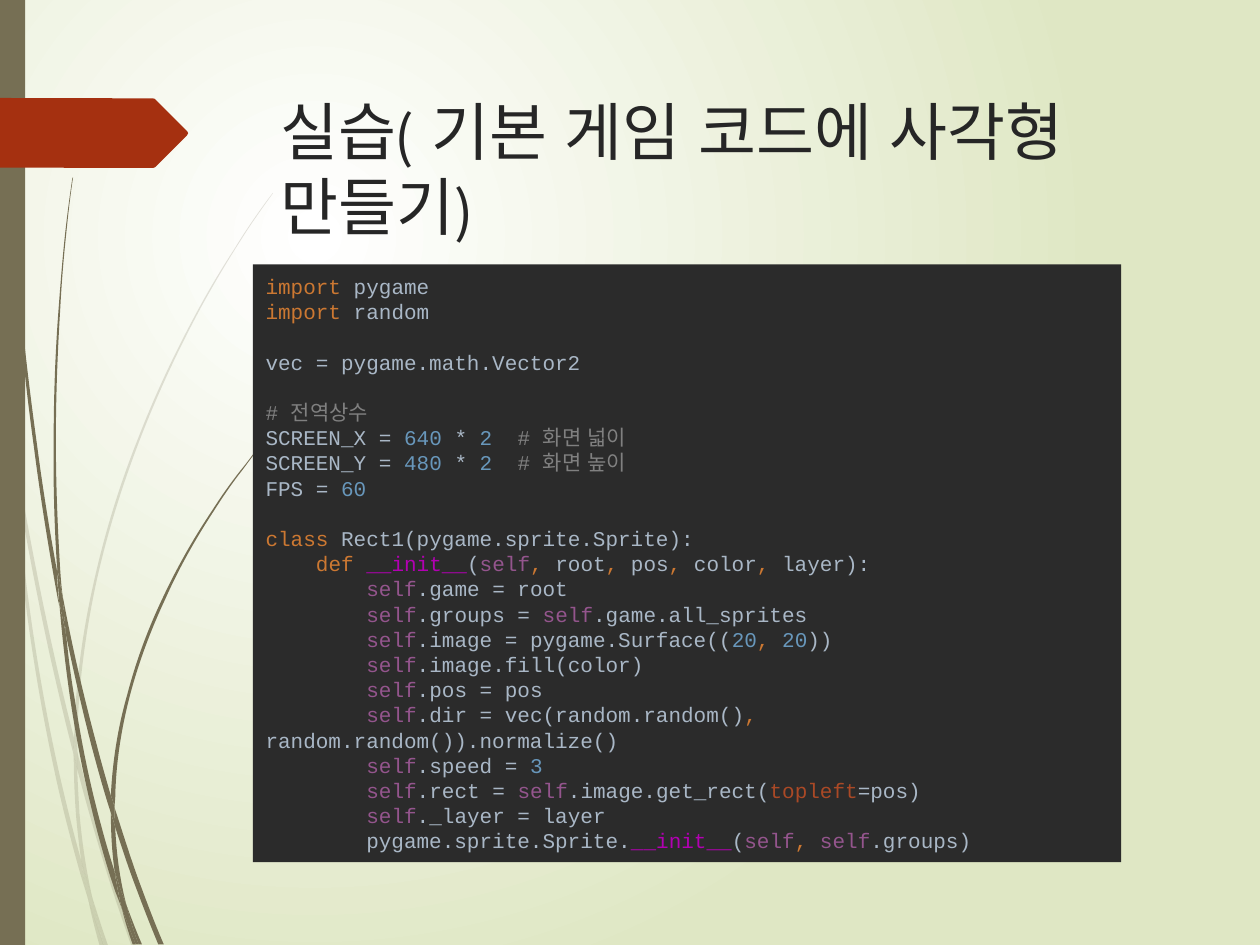
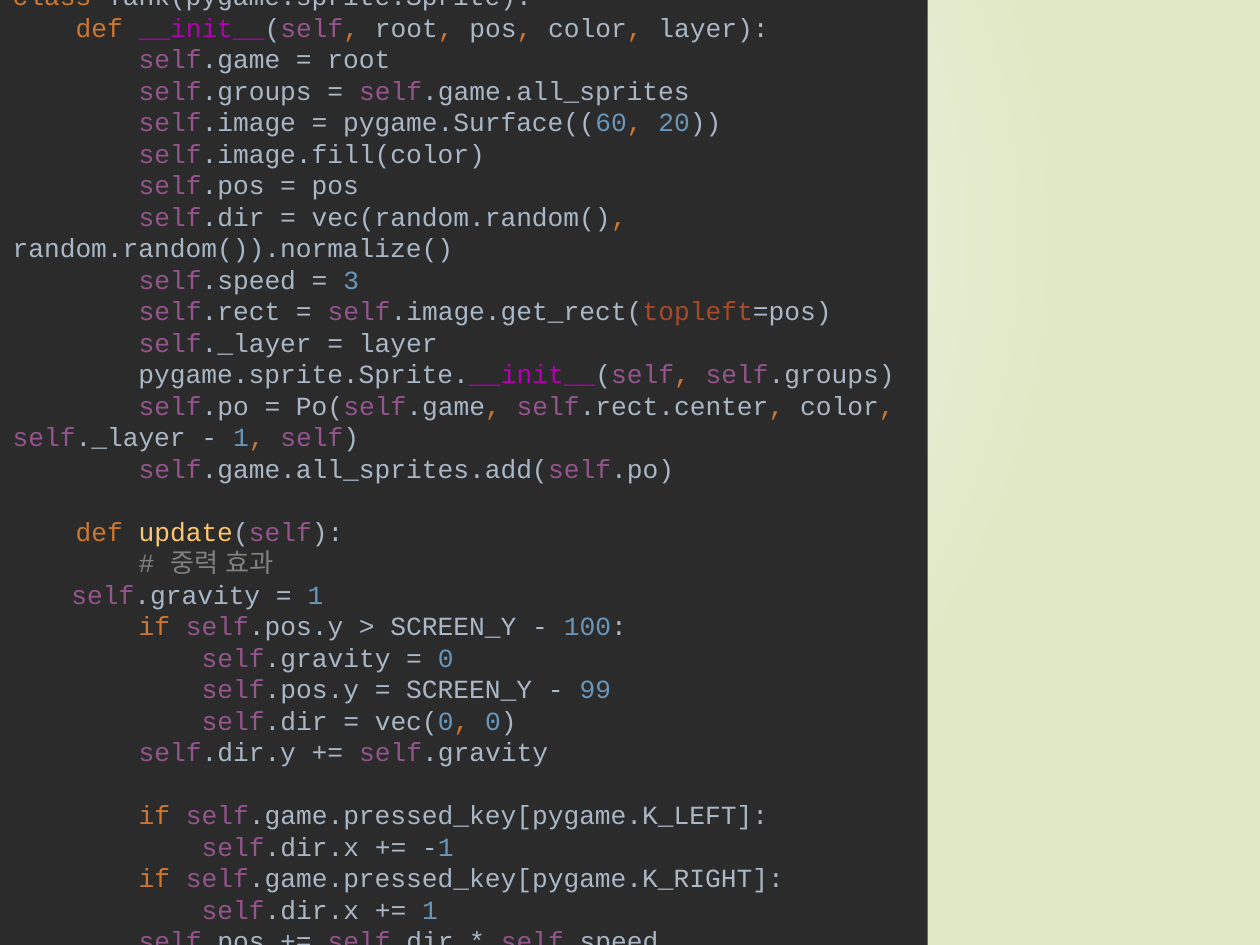
Before and after one commit to freshmea/weizman_python_class, a slide deck: slide 4 of textbook/파이썬6-2교시.pptx (slide 8 before the commit). Drawn at 1260x945 pixels with LibreOffice and Linux fonts; fonts in the diff are those of the drawing. Boxes give left, top, right and bottom in pixels: in the first picture for what was removed or moved away, otherwise in the second. Text is boxed around its words. In the diff, an @@ line names an element or a change of style, - is before the commit and + after.

```diff
--- a/textbook/파이썬6-2교시.pptx
+++ b/textbook/파이썬6-2교시.pptx
@@ rectangle "class Tank(pygame.sprite.Sprite): def __init__(self, root, ...": place and size @@
-rectangle "class Tank(pygame.sprite.Sprite): def __init__(self, root, ..." at bbox=[253, 265, 1121, 863]
+rectangle "class Tank(pygame.sprite.Sprite): def __init__(self, root, ..." at bbox=[0, 0, 927, 945]
@@ text in rectangle at bbox=[13, 0, 895, 920]: text changed; size 12 to 15 pt @@
-import pygame
-import random
-vec = pygame.math.Vector2
-# 전역상수
-SCREEN_X = 640 * 2 # 화면 넓이
-SCREEN_Y = 480 * 2 # 화면 높이
-FPS = 60
-class Rect1(pygame.sprite.Sprite):
-def __init__(self, root, pos, color, layer):
-self.game = root
-self.groups = self.game.all_sprites
-self.image = pygame.Surface((20, 20))
-self.image.fill(color)
-self.pos = pos
-self.dir = vec(random.random(), random.random()).normalize()
-self.speed = 3
-self.rect = self.image.get_rect(topleft=pos)
-self._layer = layer
-pygame.sprite.Sprite.__init__(self, self.groups)
+class Tank(pygame.sprite.Sprite):
+def __init__(self, root, pos, color, layer):
+self.game = root
+self.groups = self.game.all_sprites
+self.image = pygame.Surface((60, 20))
+self.image.fill(color)
+self.pos = pos
+self.dir = vec(random.random(), random.random()).normalize()
+self.speed = 3
+self.rect = self.image.get_rect(topleft=pos)
+self._layer = layer
+pygame.sprite.Sprite.__init__(self, self.groups)
+self.po = Po(self.game, self.rect.center, color, self._layer - 1, self)
+self.game.all_sprites.add(self.po)
+def update(self):
+# 중력 효과
+self.gravity = 1
+if self.pos.y > SCREEN_Y - 100:
+self.gravity = 0
+self.pos.y = SCREEN_Y - 99
+self.dir = vec(0, 0)
+self.dir.y += self.gravity
+if self.game.pressed_key[pygame.K_LEFT]:
+self.dir.x += -1
+if self.game.pressed_key[pygame.K_RIGHT]:
+self.dir.x += 1
+self.pos += self.dir * self.speed
+self.rect.topleft = self.pos
@@ title at bbox=[281, 91, 397, 169]: text changed @@
-실습( 기본 게임 코드에 사각형 만들기)
+실습
@@ group removed at bbox=[10, 193, 273, 945]: 9 freeform shapes @@
@@ group removed at bbox=[53, 178, 272, 945]: 11 freeform shapes @@
```
Also in this commit, not shown: 4 other slides changed, 3 slides added, 4 slides removed, 5 other files.
